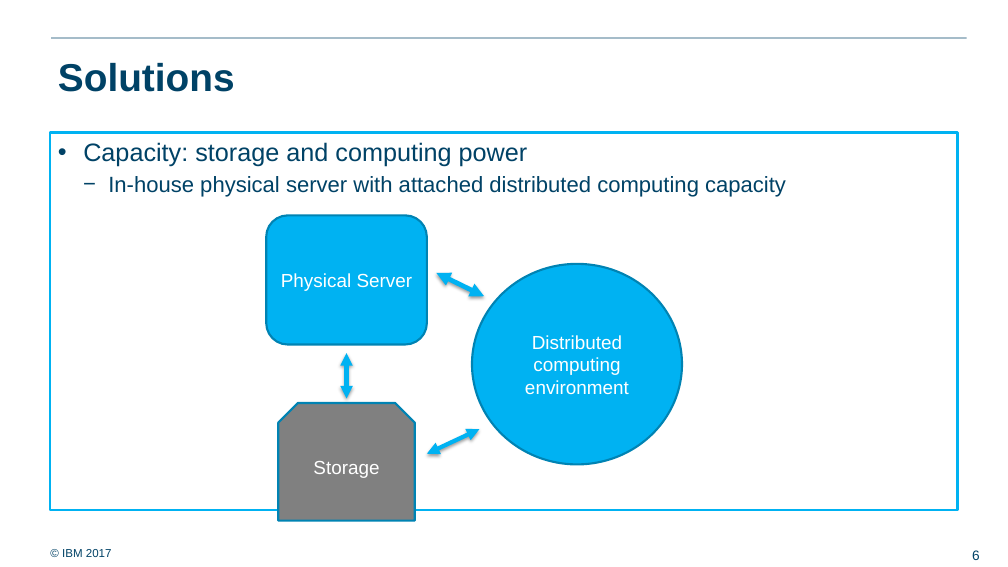
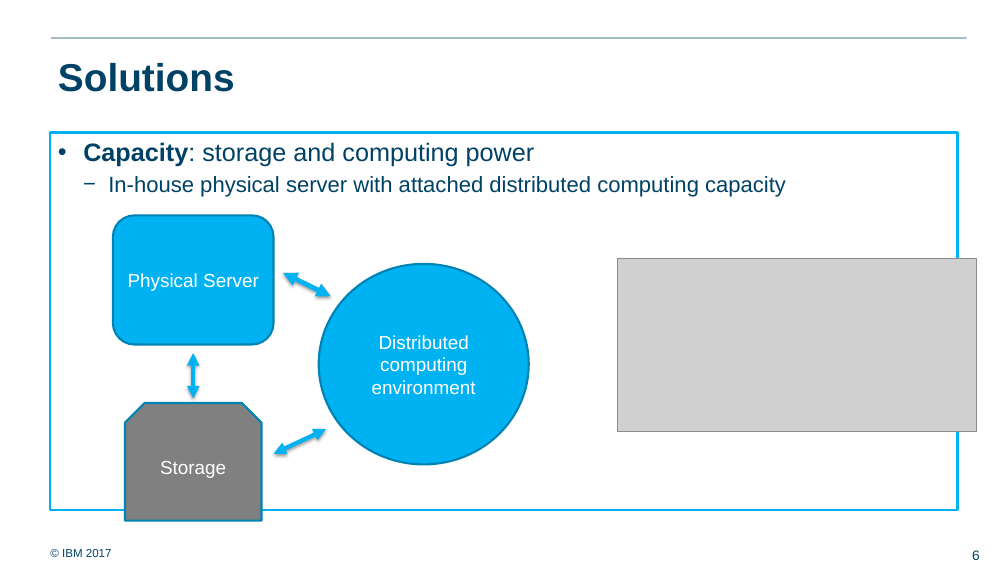
Before and after one commit to ralf0615/Analytics_project_backlog, a slide deck: slide 6 of Analytics_server_setup_v3.pptx. Drawn at 1008x567 pixels with LibreOffice and Linux fonts; fonts in the diff are those of the drawing; grey boxes stand for pictures; background and template pictures are left out. Boxes give left, top, right and bottom in pixels: in the first picture for what was removed or moved away, otherwise in the second. Text is boxed around its words. In the diff, an @@ line names an element or a change of style, - is before the commit and + after.

```diff
--- a/Analytics_server_setup_v3.pptx
+++ b/Analytics_server_setup_v3.pptx
@@ text at [83,142,535,167]: bold on in "Capacity:" @@
@@ picture added at [618,258,977,431] @@
@@ 2 double arrows, 1 ellipse, 1 rounded rectangle, 1 snip same rect: place and size @@
-2 double arrows, 1 ellipse, 1 rounded rectangle, 1 snip same rect at [266,216,682,521]
+2 double arrows, 1 ellipse, 1 rounded rectangle, 1 snip same rect at [113,216,529,521]
@@ double arrow moved from (346, 353) - (346, 399) to (194, 353) - (194, 399) @@
```
Also in this commit, not shown: 10 other slides changed, 5 other files.
